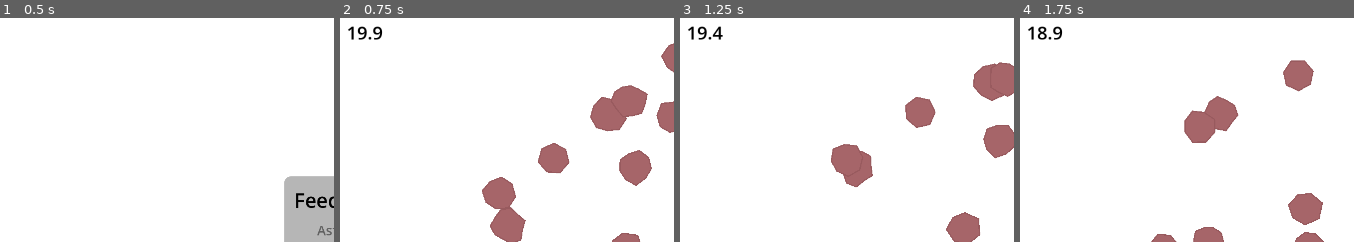
Above: before the commit, frames 1-4 (left to right).
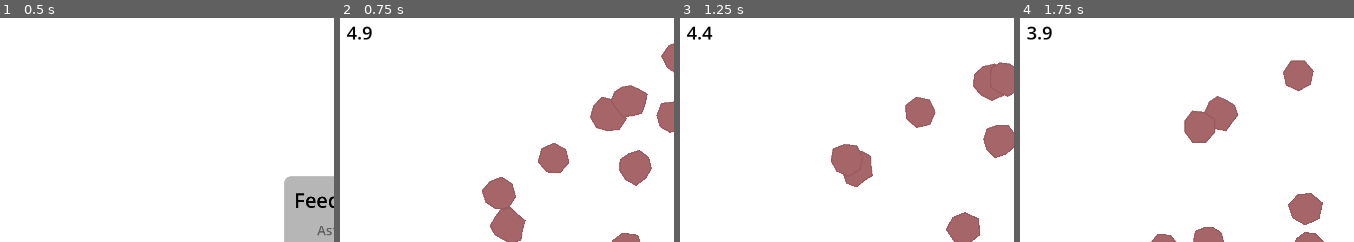
Above: after the commit, the same moments.

Repository: fatihceyln/a-game-about-feeding-a-black-hole
Game: Godot game, scene res://main/main.tscn
Two runs of this game, one before a commit and one after it. Both use one fixed random seed, a clock stepped at 60 frames per second and the inputs below.
Inputs (mouse positions are % of the whole screen's width and height, from its top left):
- Up to frame 1 (0.5 s): no input
- Up to frame 2 (0.75 s): click "Start" at 0.5 s
- Up to frame 3 (1.25 s): no input
- Up to frame 4 (1.75 s): move the mouse to (85, 45) at 1.27 s
The pictures show only the part of the screen within x 0-50%, y 3-53%; the shares and areas given below are measured in that part.

Frame 1 is identical in both runs. In frame 2, 0.4% of the frame differs, in the area x 2-13%, y 3-10%; in frame 3, 0.4%; in frame 4, 0.4%.

Commit message:
Add game over screen and functionality, including play again button and session reset logic

Diff:
--- a/main/main.gd
+++ b/main/main.gd
@@ -12,14 +12,11 @@
 @onready var clicker_timer: Timer = $ClickerTimer
 @onready var session_timer: Timer = $SessionTimer
 @onready var start_screen: Control = %StartScreen
+@onready var game_over_screen: Control = %GameOverScreen
 @onready var timer_label: Label = %TimerLabel
 
 
 var session_time: float = 0
-
-
-func _ready() -> void:
-	timer_label.visible = false
 
 
 func _process(delta: float) -> void:
@@ -45,19 +42,30 @@
 
 
 func _on_start_button_pressed() -> void:
-	timer_label.visible = true
 	start_screen.visible = false
-	spawn_asteroids()
-	clicker_timer.start()
-
-	session_time = session_duration
-	session_timer.start()
+	start_session()
 
 
 func _on_session_timer_timeout() -> void:
 	session_time -= session_timer.wait_time
 	timer_label.text = "%.1f" % session_time
 	if session_time <= 0:
-		print("game over")
+		timer_label.visible = false
+		game_over_screen.visible = true
 		session_timer.stop()
 		clicker_timer.stop()
+
+
+func _on_play_again_button_pressed() -> void:
+	game_over_screen.visible = false
+	start_session()
+
+
+func start_session() -> void:
+	timer_label.visible = true
+
+	spawn_asteroids()
+	clicker_timer.start()
+
+	session_time = session_duration
+	session_timer.start()
--- a/main/main.tscn
+++ b/main/main.tscn
@@ -13,6 +13,7 @@
 
 [node name="Main" type="Node2D" unique_id=1692932168]
 script = ExtResource("1_x58q2")
+session_duration = 5.0
 
 [node name="BackgroundLayer" type="CanvasLayer" parent="." unique_id=501768433]
 layer = -1
@@ -99,6 +100,67 @@
 theme_override_font_sizes/font_size = 32
 text = "Start"
 
+[node name="GameOverScreen" type="Control" parent="HUD" unique_id=363187662]
+unique_name_in_owner = true
+visible = false
+layout_mode = 3
+anchors_preset = 15
+anchor_right = 1.0
+anchor_bottom = 1.0
+grow_horizontal = 2
+grow_vertical = 2
+
+[node name="ColorRect" type="ColorRect" parent="HUD/GameOverScreen" unique_id=416204935]
+layout_mode = 1
+anchors_preset = 15
+anchor_right = 1.0
+anchor_bottom = 1.0
+grow_horizontal = 2
+grow_vertical = 2
+
+[node name="CenterContainer" type="CenterContainer" parent="HUD/GameOverScreen" unique_id=1630874129]
+layout_mode = 1
+anchors_preset = 15
+anchor_right = 1.0
+anchor_bottom = 1.0
+grow_horizontal = 2
+grow_vertical = 2
+
+[node name="PanelContainer" type="PanelContainer" parent="HUD/GameOverScreen/CenterContainer" unique_id=1709675261]
+layout_mode = 2
+theme_override_styles/panel = SubResource("StyleBoxFlat_xwkvk")
+
+[node name="MarginContainer" type="MarginContainer" parent="HUD/GameOverScreen/CenterContainer/PanelContainer" unique_id=1728534850]
+layout_mode = 2
+theme_override_constants/margin_left = 24
+theme_override_constants/margin_top = 24
+theme_override_constants/margin_right = 24
+theme_override_constants/margin_bottom = 24
+
+[node name="VBoxContainer" type="VBoxContainer" parent="HUD/GameOverScreen/CenterContainer/PanelContainer/MarginContainer" unique_id=1640930657]
+layout_mode = 2
+theme_override_constants/separation = 16
+
+[node name="TitleLabel" type="Label" parent="HUD/GameOverScreen/CenterContainer/PanelContainer/MarginContainer/VBoxContainer" unique_id=286787116]
+layout_mode = 2
+theme_override_colors/font_color = Color(0, 0, 0, 1)
+theme_override_font_sizes/font_size = 48
+text = "Game Over"
+horizontal_alignment = 1
+
+[node name="SubtitleLabel" type="Label" parent="HUD/GameOverScreen/CenterContainer/PanelContainer/MarginContainer/VBoxContainer" unique_id=245420180]
+layout_mode = 2
+theme_override_colors/font_color = Color(0.37981048, 0.37981054, 0.37981048, 1)
+theme_override_font_sizes/font_size = 32
+text = "Press play again button"
+horizontal_alignment = 1
+
+[node name="PlayAgainButton" type="Button" parent="HUD/GameOverScreen/CenterContainer/PanelContainer/MarginContainer/VBoxContainer" unique_id=571777070]
+custom_minimum_size = Vector2(0, 50)
+layout_mode = 2
+theme_override_font_sizes/font_size = 32
+text = "Play Again"
+
 [node name="TimerLabelContainer" type="MarginContainer" parent="HUD" unique_id=806566918]
 offset_right = 88.0
 offset_bottom = 74.0
@@ -107,6 +169,7 @@
 
 [node name="TimerLabel" type="Label" parent="HUD/TimerLabelContainer" unique_id=1044512541]
 unique_name_in_owner = true
+visible = false
 layout_mode = 2
 theme_override_colors/font_color = Color(0, 0, 0, 1)
 theme_override_font_sizes/font_size = 44
@@ -115,3 +178,4 @@
 [connection signal="timeout" from="ClickerTimer" to="." method="_on_clicker_timer_timeout"]
 [connection signal="timeout" from="SessionTimer" to="." method="_on_session_timer_timeout"]
 [connection signal="pressed" from="HUD/StartScreen/CenterContainer/PanelContainer/MarginContainer/VBoxContainer/StartButton" to="." method="_on_start_button_pressed"]
+[connection signal="pressed" from="HUD/GameOverScreen/CenterContainer/PanelContainer/MarginContainer/VBoxContainer/PlayAgainButton" to="." method="_on_play_again_button_pressed"]
